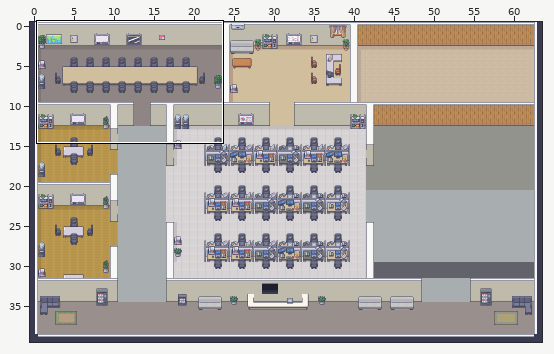
Level history. Tiled map (JSON): client/public/assets/map/map2.tmj. Above, an overview of the earlier version with the close-up marked.
Close-up. As it was:
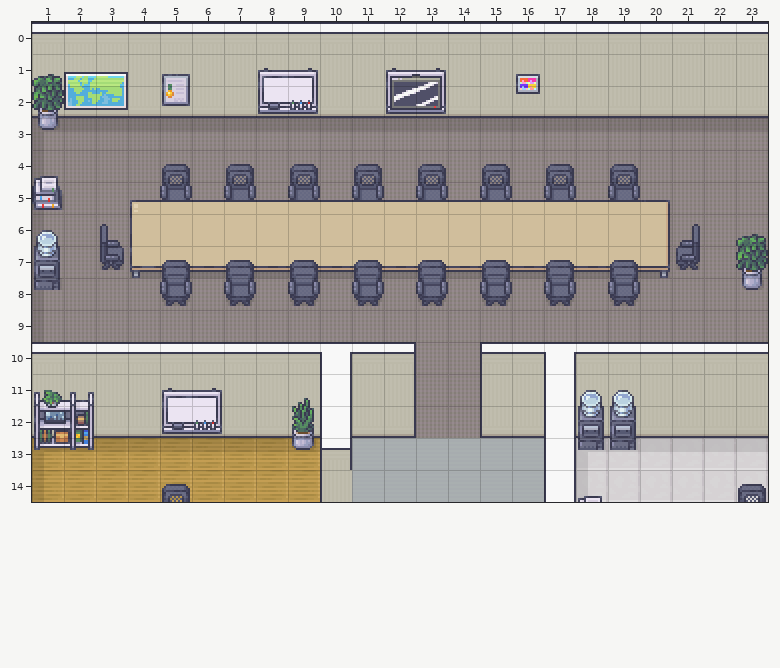
Cells are 32x32 px. Shown: x 1..23, y 0..14. The commit also changed other parts of the map, which this record leaves out.
The result:
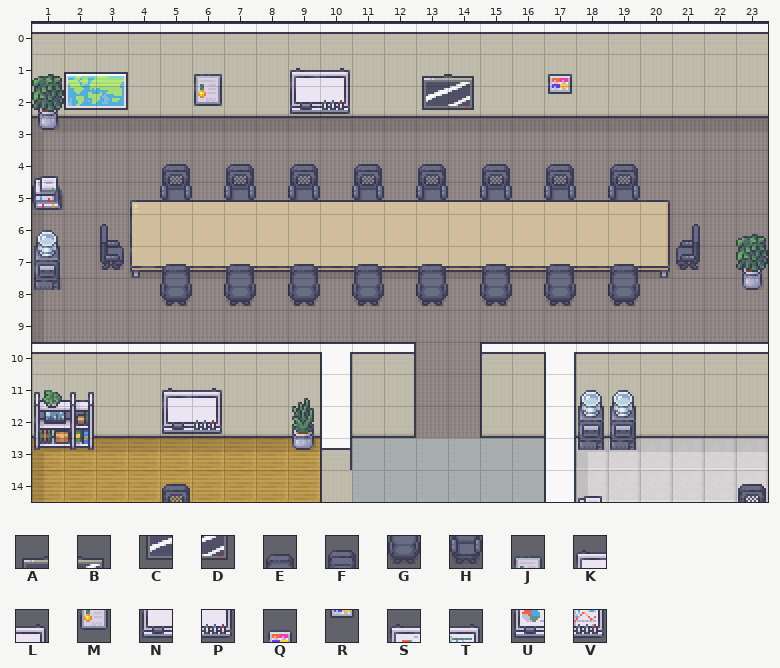
Key: from "Interiors_free_32x32": A 224, B 225, C 240, D 241; from "Modern_Office_Black_Shadow": E 129, F 130, G 145, H 146, J 167, K 169, L 170, M 183, N 185, P 186, Q 194, R 210, S 233, T 234, U 249, V 250.
_ is an empty cell.
Changes in this commit:
{"where": "layer \"PropsDown1\""}
{"y":1,"x":6,"old":"_","new":"J"}
{"y":1,"x":9,"old":"__","new":"KL"}
{"y":1,"x":12,"old":"ST_","new":"_AB"}
{"y":1,"x":17,"old":"_","new":"Q"}
{"y":2,"x":6,"old":"_","new":"M"}
{"y":2,"x":9,"old":"__","new":"NP"}
{"y":2,"x":12,"old":"UV_","new":"_CD"}
{"y":2,"x":17,"old":"_","new":"R"}
{"where": "layer \"PropsDown2\""}
{"y":1,"x":5,"old":"J","new":"_"}
{"y":1,"x":8,"old":"KL","new":"__"}
{"y":1,"x":12,"old":"AB","new":"__"}
{"y":1,"x":16,"old":"Q","new":"_"}
{"y":2,"x":5,"old":"M","new":"_"}
{"y":2,"x":8,"old":"NP","new":"__"}
{"y":2,"x":12,"old":"CD","new":"__"}
{"y":2,"x":16,"old":"R","new":"_"}
{"where": "layer \"PropsUp1\""}
{"y":7,"x":5,"old":"F","new":"E"}
{"y":7,"x":7,"old":"F","new":"E"}
{"y":7,"x":9,"old":"F","new":"E"}
{"y":7,"x":11,"old":"F","new":"E"}
{"y":7,"x":13,"old":"F","new":"E"}
{"y":7,"x":15,"old":"F","new":"E"}
{"y":7,"x":17,"old":"F","new":"E"}
{"y":7,"x":19,"old":"F","new":"E"}
{"y":8,"x":5,"old":"H","new":"G"}
{"y":8,"x":7,"old":"H","new":"G"}
{"y":8,"x":9,"old":"H","new":"G"}
{"y":8,"x":11,"old":"H","new":"G"}
{"y":8,"x":13,"old":"H","new":"G"}
{"y":8,"x":15,"old":"H","new":"G"}
{"y":8,"x":17,"old":"H","new":"G"}
{"y":8,"x":19,"old":"H","new":"G"}
